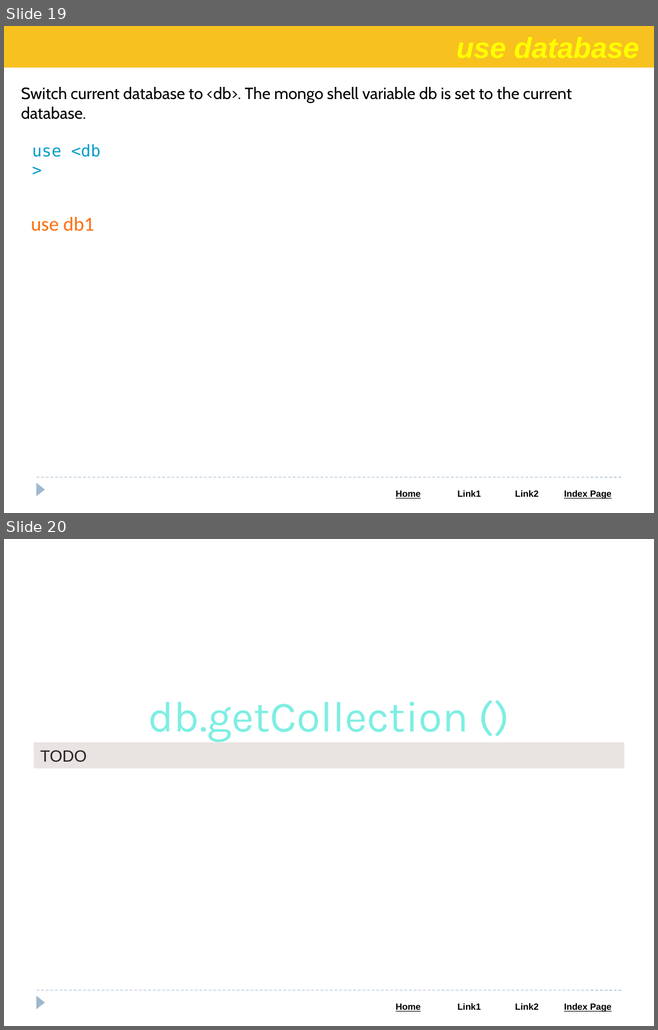
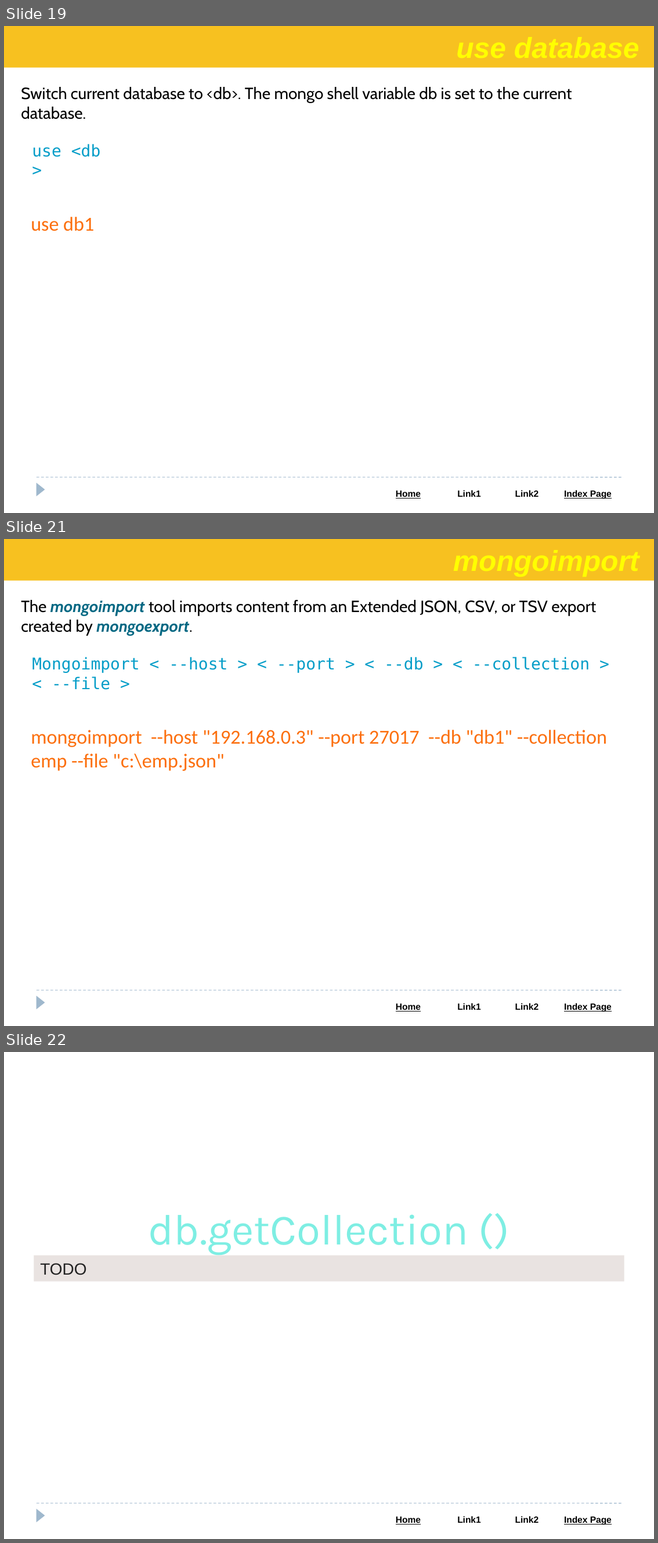
Before and after one commit to Saleel-Bagde/PPT-s, a slide deck: MongoDB PPT.pptx. Shown one above the other, each under a label of ours: slides 19 and 20 before the commit, slides 19, 21 and 22 after it; the slides between them are not shown. The pictures are 658x1030 and 658x1543 pixels, drawn with LibreOffice and Linux fonts; fonts in the diff are those of the drawing. Boxes give left, top, right and bottom in pixels: in the first picture for what was removed or moved away, otherwise in the second. Text is boxed around its words. In the diff, an @@ line names an element or a change of style, - is before the commit and + after.

```diff
--- a/MongoDB PPT.pptx
+++ b/MongoDB PPT.pptx
@@ slide 21 added at (4,539,654,1026), background #FFFFFF; not listed: 3 template elements that a slide beside it also shows @@
@@ rectangle added at (4,539,654,581), fill #F7C120 @@
@@ text added at (21,600,596,635), 18 pt, text #000000 @@
+The mongoimport tool imports content from an Extended JSON, CSV, or TSV export created by mongoexport.
@@ text added at (32,657,589,690), 18 pt, text #049DC8 @@
+Mongoimport < --host > < --port > < --db > < --collection > < --file >
@@ text added at (31,730,607,771), 22 pt, text #FC6F0D @@
+mongoimport --host "192.168.0.3" --port 27017 --db "db1" --collection emp --file "c:\emp.json"
@@ what was slide 20 is now slide 22 @@
```
Also in this commit, not shown: 6 slides changed, 5 other slides added.
